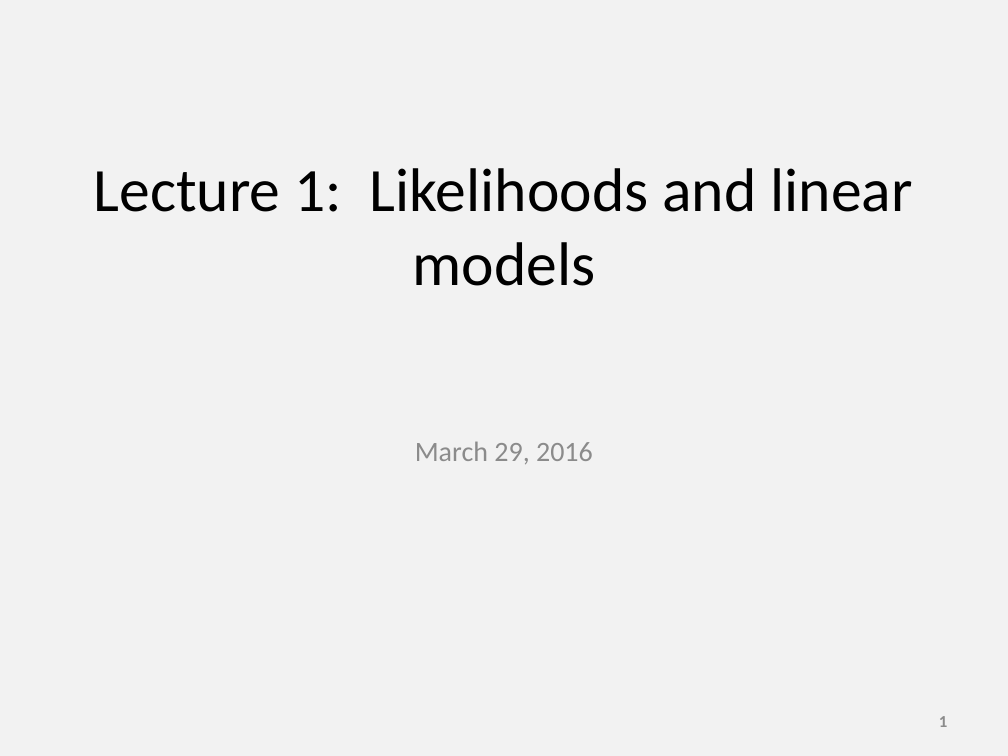
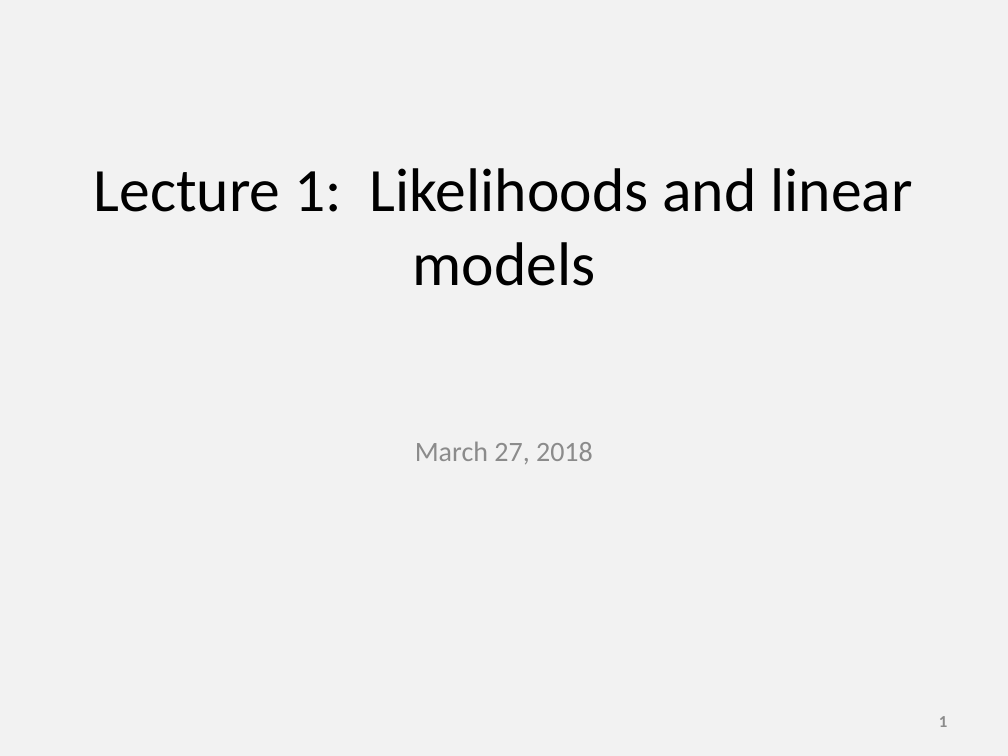
Before and after one commit to James-Thorson/2018_FSH556, a slide deck: slide 1 of Week 1 -- Likelihoods and linear models/Lecture 1/Lecture 1 -- Linear models.pptx. Drawn at 1008x756 pixels with LibreOffice and Linux fonts; fonts in the diff are those of the drawing. Boxes give left, top, right and bottom in pixels: in the first picture for what was removed or moved away, otherwise in the second. Text is boxed around its words. In the diff, an @@ line names an element or a change of style, - is before the commit and + after.

```diff
--- a/Week 1 -- Likelihoods and linear models/Lecture 1/Lecture 1 -- Linear models.pptx
+++ b/Week 1 -- Likelihoods and linear models/Lecture 1/Lecture 1 -- Linear models.pptx
@@ subtitle at (415, 441, 593, 464): text changed @@
-March 29, 2016
+March 27, 2018
```
Also in this commit, not shown: 3 other files.
